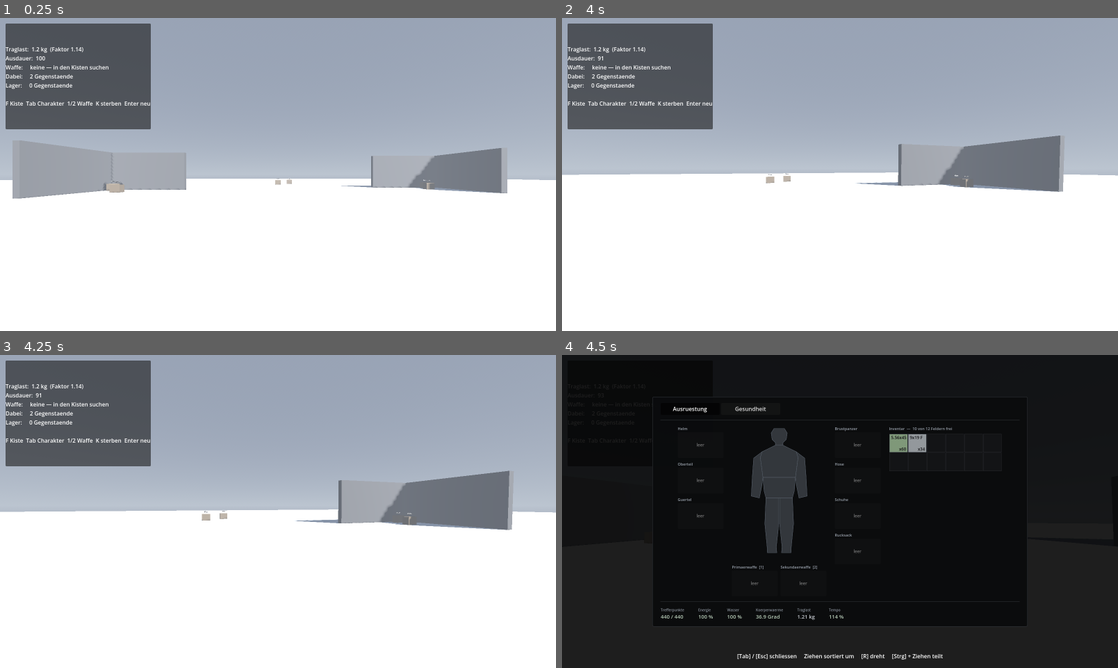
Above: before the commit, frames 1-4 (two rows, left to right).
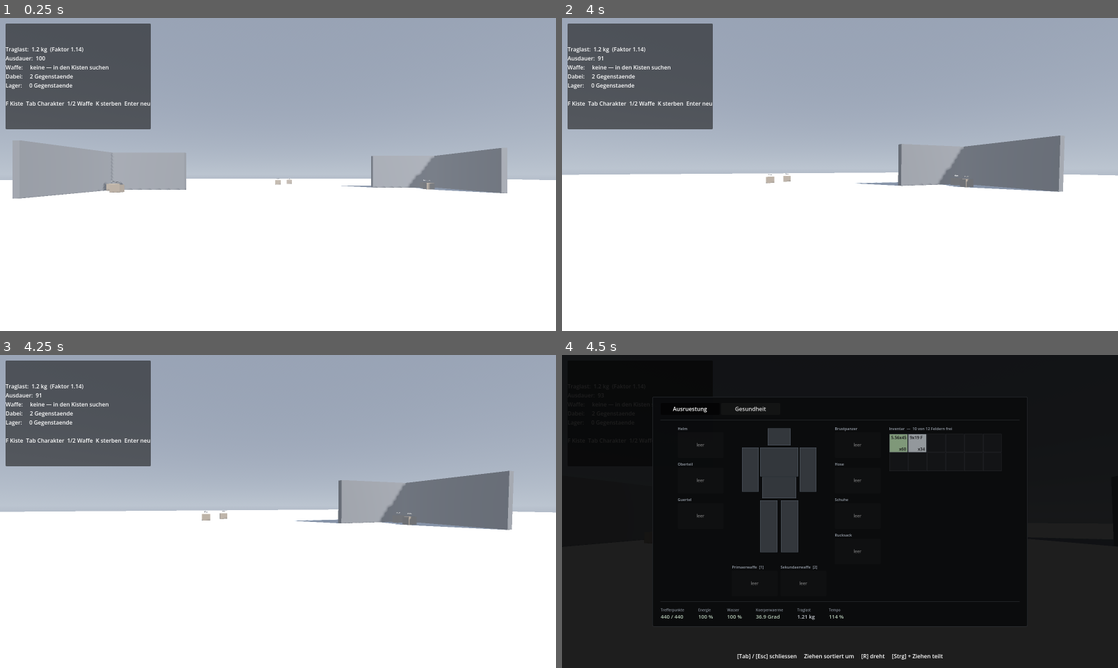
Above: after the commit, the same moments.

Repository: Saturn-Owner/Extraction-Shooter
Game: Godot game, scene res://scenes/levels/raid_eisstadt.tscn
Same seed, same stepped clock (60 frames per second), same inputs: the game is played once before the commit and once after it.
Inputs (mouse positions are in pixels of both pictures, inside the frame that each line leads up to):
- Up to frame 1 (0.25 s): no input
- Up to frame 2 (4 s): tap Enter at 0.5 s; move the mouse to (867, 174) at 0.52 s; hold Ctrl (crouch) 0.53-1.28 s; hold W (move_forward) from 0.53 s (still down); click (867, 174) at 0.67 s; tap Space (jump) at 0.77, 1.52, 3.02, 3.77 s; move the mouse to (812, 174) at 1.27 s; click (812, 174) at 1.35 s; move the mouse to (851, 168) at 2.02 s; tap B (fire_mode) at 2.1 s; move the mouse to (834, 180) at 2.77 s; tap Shift (sprint) at 2.85 s; click (834, 180) at 2.92 s; move the mouse to (878, 177) at 3.52 s; tap F at 3.6 s
- Up to frame 3 (4.25 s): keep holding W (move_forward)
- Up to frame 4 (4.5 s): keep holding W (move_forward); move the mouse to (795, 508) at 4.27 s; tap Tab at 4.35 s

Frames 1-3 are identical in both runs. In frame 4, 1.4% of the frame differs, in the area x 32-46%, y 23-64%.

Commit message:
Alte Figur im Charakterfenster zurueck
Wieder sieben Rechtecke statt der Silhouette aus Polygonen, auf Lucas'
Wunsch. Nur die Zeichnung ist betroffen - Farben, Auswahl und alles
uebrige Fenster bleiben, wie sie sind.

Die Trefferpruefung beim Anklicken geht damit wieder ueber has_point()
statt ueber Geometry2D. Nachgesehen, dass die Zahlen mittig in ihren
Flaechen sitzen: tools/capture_ui.gd, 03_charakter.png.

Der Test prueft weiterhin, dass jedes Koerperteil eine Flaeche hat und
keine aus der Zeichenflaeche laeuft - nur eben Rechtecke statt Umrisse.
Ohne ihn koennte ein Bein im Fenster lautlos verschwinden.

Co-Authored-By: Claude Opus 4.8 <noreply@anthropic.com>

Diff:
--- a/scripts/ui/character_window.gd
+++ b/scripts/ui/character_window.gd
@@ -17,9 +17,9 @@
 ## bis Rot. Eine Zeichenroutine, zwei Bedeutungen — und der Spieler sieht
 ## sofort, dass es derselbe Körper ist.
 ##
-## Die Figur ist selbst gezeichnet, kein 3D-Modell: sieben Umrisse, die
-## aneinanderstossen und zusammen eine menschliche Silhouette ergeben. Ein
-## richtiges Modell kommt, wenn es Charaktermodelle gibt.
+## Die Figur ist selbst gezeichnet, kein 3D-Modell: Sieben Flächen genügen,
+## um Kopf, Rumpf, Arme und Beine zu unterscheiden. Ein richtiges Modell
+## kommt, wenn es Charaktermodelle gibt.
 class_name CharacterWindow
 extends Control
 
@@ -333,68 +333,26 @@
 # Die Figur
 # ---------------------------------------------------------------------------
 
-## Die Umrisse der Körperteile, in Anteilen der Zeichenfläche.
+## Wo die Körperteile liegen, in Anteilen der Zeichenfläche.
 ##
-## Vorher waren das sieben Rechtecke — verständlich, aber es sah aus wie ein
-## Bauplan, nicht wie ein Mensch. Die Flächen stossen bewusst aneinander:
-## Zwischen Brust und Bauch soll keine Lücke klaffen, sonst zerfällt der
-## Körper optisch in Einzelteile.
-##
-## Links und rechts sind aus SICHT DES SPIELERS gemeint, also gespiegelt zum
-## Bild — die Figur schaut einen an. Ein Treffer am linken Arm leuchtet damit
-## rechts im Fenster auf, so wie im Spiegel.
-const BODY_SHAPES := {
-	HealthSystem.Part.HEAD: [
-		Vector2(0.445, 0.020), Vector2(0.555, 0.020), Vector2(0.585, 0.055),
-		Vector2(0.575, 0.105), Vector2(0.540, 0.130), Vector2(0.540, 0.152),
-		Vector2(0.460, 0.152), Vector2(0.460, 0.130), Vector2(0.425, 0.105),
-		Vector2(0.415, 0.055),
-	],
-	HealthSystem.Part.CHEST: [
-		Vector2(0.460, 0.150), Vector2(0.540, 0.150), Vector2(0.680, 0.200),
-		Vector2(0.700, 0.245), Vector2(0.672, 0.400), Vector2(0.328, 0.400),
-		Vector2(0.300, 0.245), Vector2(0.320, 0.200),
-	],
-	HealthSystem.Part.STOMACH: [
-		Vector2(0.328, 0.400), Vector2(0.672, 0.400), Vector2(0.660, 0.505),
-		Vector2(0.640, 0.560), Vector2(0.360, 0.560), Vector2(0.340, 0.505),
-	],
-	HealthSystem.Part.RIGHT_ARM: [
-		Vector2(0.320, 0.200), Vector2(0.300, 0.245), Vector2(0.328, 0.400),
-		Vector2(0.315, 0.470), Vector2(0.290, 0.560), Vector2(0.205, 0.545),
-		Vector2(0.215, 0.400), Vector2(0.230, 0.250),
-	],
-	HealthSystem.Part.LEFT_ARM: [
-		Vector2(0.680, 0.200), Vector2(0.770, 0.250), Vector2(0.785, 0.400),
-		Vector2(0.795, 0.545), Vector2(0.710, 0.560), Vector2(0.685, 0.470),
-		Vector2(0.672, 0.400), Vector2(0.700, 0.245),
-	],
-	HealthSystem.Part.RIGHT_LEG: [
-		Vector2(0.360, 0.560), Vector2(0.496, 0.560), Vector2(0.496, 0.760),
-		Vector2(0.470, 0.940), Vector2(0.475, 0.985), Vector2(0.375, 0.985),
-		Vector2(0.372, 0.940), Vector2(0.348, 0.760),
-	],
-	HealthSystem.Part.LEFT_LEG: [
-		Vector2(0.504, 0.560), Vector2(0.640, 0.560), Vector2(0.652, 0.760),
-		Vector2(0.628, 0.940), Vector2(0.625, 0.985), Vector2(0.525, 0.985),
-		Vector2(0.530, 0.940), Vector2(0.504, 0.760),
-	],
+## Sieben Rechtecke. Es gab zwischendurch eine Silhouette aus Polygonen —
+## sie sah menschlicher aus, aber Lucas wollte die schlichte Fassung zurück.
+## Für eine Anzeige, die vor allem lesbar sein muss, ist sie auch die
+## ehrlichere: klare Flächen, klare Zahlen, nichts überlappt.
+const BODY_RECTS := {
+	HealthSystem.Part.HEAD: Rect2(0.38, 0.02, 0.24, 0.13),
+	HealthSystem.Part.CHEST: Rect2(0.30, 0.17, 0.40, 0.22),
+	HealthSystem.Part.STOMACH: Rect2(0.32, 0.40, 0.36, 0.16),
+	HealthSystem.Part.LEFT_ARM: Rect2(0.11, 0.17, 0.17, 0.34),
+	HealthSystem.Part.RIGHT_ARM: Rect2(0.72, 0.17, 0.17, 0.34),
+	HealthSystem.Part.LEFT_LEG: Rect2(0.30, 0.58, 0.18, 0.40),
+	HealthSystem.Part.RIGHT_LEG: Rect2(0.52, 0.58, 0.18, 0.40),
 }
 
 
-func _poly_for(part: HealthSystem.Part) -> PackedVector2Array:
-	var scaled := PackedVector2Array()
-	for point: Vector2 in BODY_SHAPES[part]:
-		scaled.append(point * _figure.size)
-	return scaled
-
-
-## Der Mittelpunkt einer Fläche — dorthin kommt die Zahl.
-func _center_of(poly: PackedVector2Array) -> Vector2:
-	var sum := Vector2.ZERO
-	for point: Vector2 in poly:
-		sum += point
-	return sum / maxf(1.0, float(poly.size()))
+func _rect_for(part: HealthSystem.Part) -> Rect2:
+	var r: Rect2 = BODY_RECTS[part]
+	return Rect2(r.position * _figure.size, r.size * _figure.size)
 
 
 func _draw_figure() -> void:
@@ -404,8 +362,8 @@
 	var font := ThemeDB.fallback_font
 	var show_health := _tab == Tab.GESUNDHEIT
 
-	for part: HealthSystem.Part in BODY_SHAPES:
-		var poly := _poly_for(part)
+	for part: HealthSystem.Part in BODY_RECTS:
+		var rect := _rect_for(part)
 		var ratio := player.health.get_ratio(part)
 
 		# Unter "Ausruestung" neutral, unter "Gesundheit" nach Zustand.
@@ -414,20 +372,18 @@
 		var fill := COLOR_NEUTRAL
 		if show_health or ratio <= 0.0:
 			fill = _color_for(ratio)
-		_figure.draw_colored_polygon(poly, fill)
+		_figure.draw_rect(rect, fill)
 
 		var selected: bool = show_health and part == _selected
-		var outline := poly.duplicate()
-		outline.append(poly[0])
-		_figure.draw_polyline(outline, COLOR_SELECTED if selected else COLOR_OUTLINE,
-			2.0 if selected else 1.0, true)
+		_figure.draw_rect(rect, COLOR_SELECTED if selected else COLOR_OUTLINE,
+			false, 2.0 if selected else 1.0)
 
 		if not show_health:
 			continue
 
 		var text := "%d" % roundi(player.health.get_hp(part))
 		var width := font.get_string_size(text, HORIZONTAL_ALIGNMENT_LEFT, -1, 11).x
-		var pos := _center_of(poly) + Vector2(-width * 0.5, 4.0)
+		var pos := rect.position + Vector2((rect.size.x - width) * 0.5, rect.size.y * 0.5 + 4.0)
 		_figure.draw_string(font, pos, text, HORIZONTAL_ALIGNMENT_LEFT, -1, 11,
 			Color(0.95, 0.96, 0.97) if ratio > 0.0 else Color(0.62, 0.24, 0.20))
 
@@ -447,8 +403,8 @@
 	if button == null or not button.pressed or button.button_index != MOUSE_BUTTON_LEFT:
 		return
 
-	for part: HealthSystem.Part in BODY_SHAPES:
-		if Geometry2D.is_point_in_polygon(button.position, _poly_for(part)):
+	for part: HealthSystem.Part in BODY_RECTS:
+		if _rect_for(part).has_point(button.position):
 			_selected = part
 			_figure.queue_redraw()
 			return
--- a/tests/verify_health.gd
+++ b/tests/verify_health.gd
@@ -317,17 +317,16 @@
 			speed_before, player.get_current_max_speed()])
 	_check(player.get_condition_factor() > 0.0, "aber nie bis zum Stillstand")
 
-	# Die gezeichnete Figur: Jedes Koerperteil braucht einen Umriss, sonst
+	# Die gezeichnete Figur: Jedes Koerperteil braucht eine Flaeche, sonst
 	# fehlt im Fenster ein Bein — und zwar lautlos.
 	for part: HealthSystem.Part in HealthSystem.MAX_HP:
-		var shape: Array = CharacterWindow.BODY_SHAPES.get(part, [])
-		_check(shape.size() >= 3, "%s hat einen Umriss (%d Punkte)" % [
-			HealthSystem.get_part_name(part), shape.size()])
-		var inside := true
-		for point: Vector2 in shape:
-			if point.x < 0.0 or point.x > 1.0 or point.y < 0.0 or point.y > 1.0:
-				inside = false
-		_check(inside, "und liegt ganz in der Zeichenflaeche")
+		var rect: Rect2 = CharacterWindow.BODY_RECTS.get(part, Rect2())
+		_check(rect.size.x > 0.0 and rect.size.y > 0.0,
+			"%s hat eine Flaeche (%.2f x %.2f)" % [
+				HealthSystem.get_part_name(part), rect.size.x, rect.size.y])
+		_check(rect.position.x >= 0.0 and rect.position.y >= 0.0
+			and rect.end.x <= 1.0 and rect.end.y <= 1.0,
+			"und liegt ganz in der Zeichenflaeche")
 
 	var window: PackedScene = load("res://scenes/ui/character_window.tscn")
 	_check(window != null, "character_window.tscn laedt")
